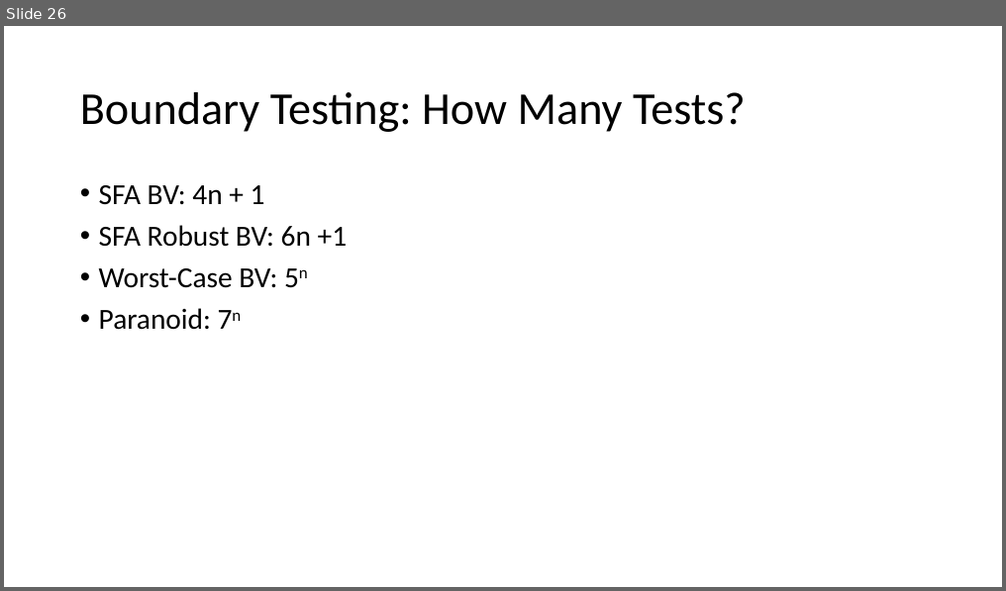
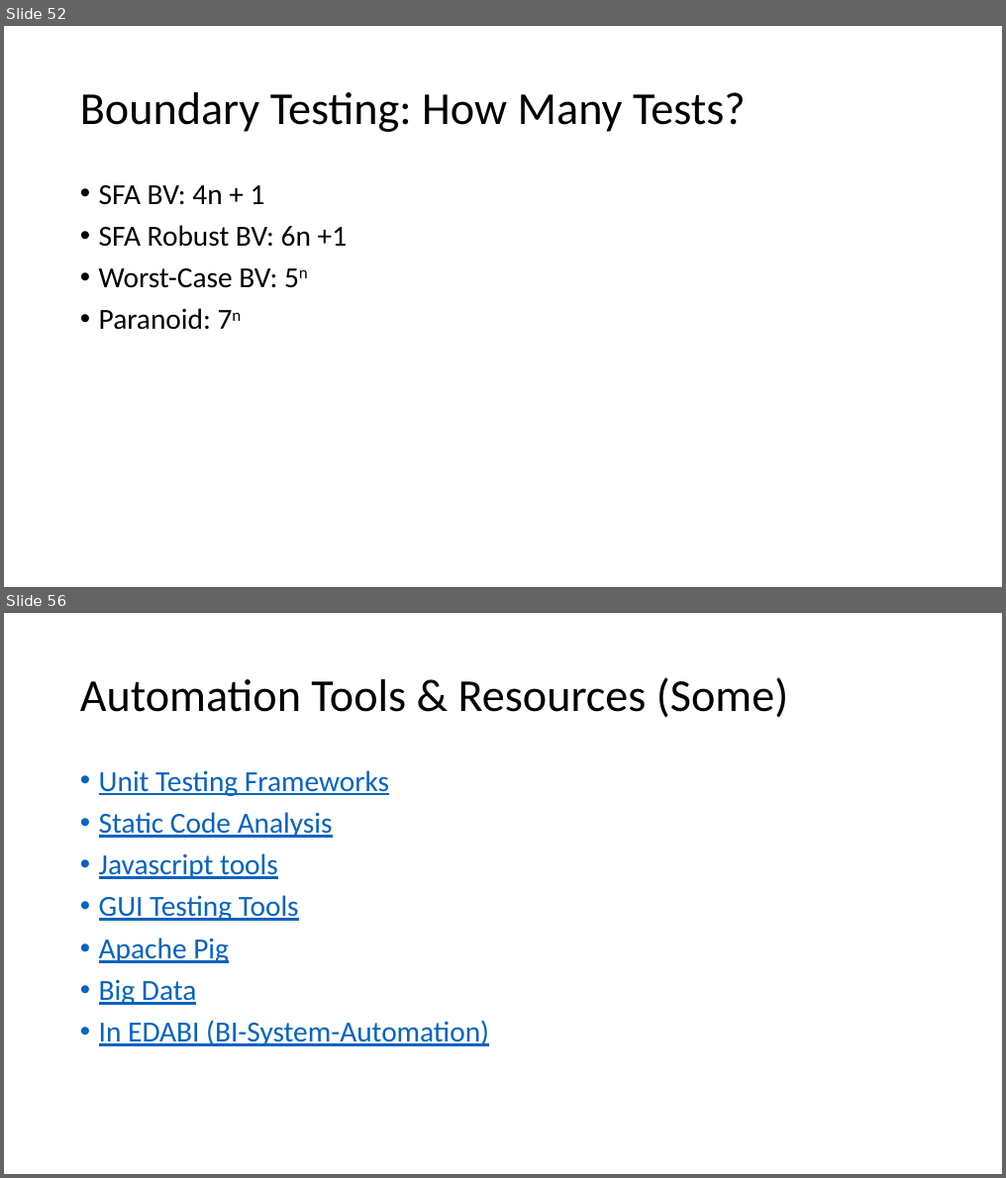
Before and after one commit to donaldsawyer/phdata-tdd-r, a slide deck: tdd_test_r.pptx. Shown one above the other, each under a label of ours: slide 26 before the commit, slides 52 and 56 after it; the slides between them are not shown. The pictures are 1006x591 and 1006x1178 pixels, drawn with LibreOffice and Linux fonts; fonts in the diff are those of the drawing. Boxes give left, top, right and bottom in pixels: in the first picture for what was removed or moved away, otherwise in the second. Text is boxed around its words. In the diff, an @@ line names an element or a change of style, - is before the commit and + after.

```diff
--- a/tdd_test_r.pptx
+++ b/tdd_test_r.pptx
@@ slide 56 added at [4, 613, 1002, 1174], background #FFFFFF @@
@@ title added at [80, 677, 788, 718], 44 pt, text #000000 @@
+Automation Tools & Resources (Some)
@@ text added at [99, 770, 489, 1047], 28 pt, text #0563C1, underline @@
+• Unit Testing Frameworks
+• Static Code Analysis
+• Javascript tools
+• GUI Testing Tools
+• Apache Pig
+• Big Data
+• In EDABI (BI-System-Automation)
@@ what was slide 26 is now slide 52 @@
```
Also in this commit, not shown: 21 other slides added.
